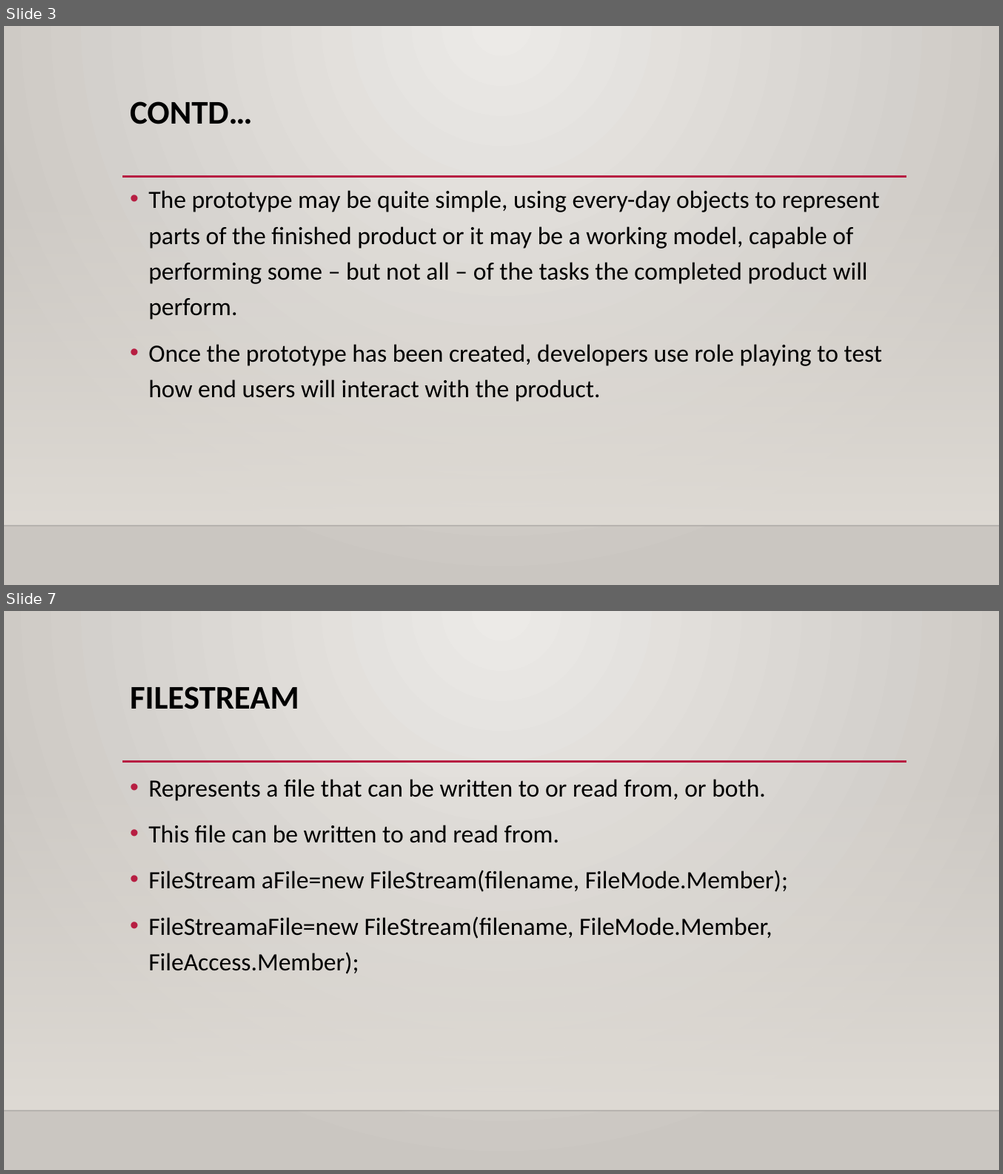
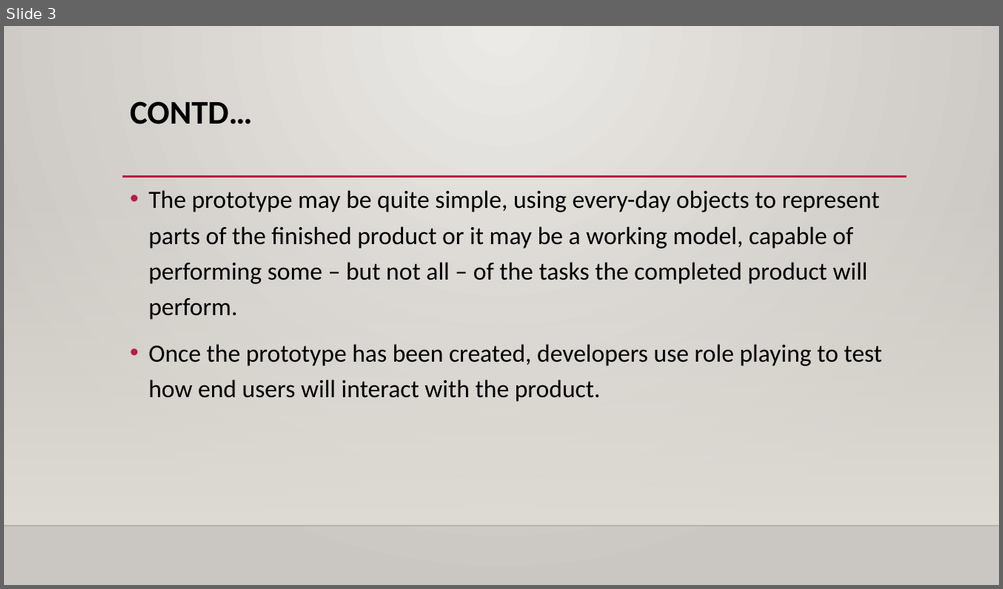
Before and after one commit to binamrathapa/DDOOCP_25A, a slide deck: Note/Prototype.pptx. Shown one above the other, each under a label of ours: slides 3 and 7 before the commit, slide 3 after it; the slides between them are not shown. The pictures are 1003x1174 and 1003x589 pixels, drawn with LibreOffice and Linux fonts; fonts in the diff are those of the drawing; background and template pictures are left out. Boxes give left, top, right and bottom in pixels: in the first picture for what was removed or moved away, otherwise in the second. Text is boxed around its words. In the diff, an @@ line names an element or a change of style, - is before the commit and + after.

```diff
--- a/Note/Prototype.pptx
+++ b/Note/Prototype.pptx
@@ slide 7 removed at [4,611,999,1170], background gradient #ECEAE7 to #CAC7C1; not listed: 3 template elements that a slide beside it also shows @@
@@ title removed at [130,686,299,709] @@
-FILESTREAM
@@ text removed at [148,779,788,974] @@
-• Represents a file that can be written to or read from, or both.
-• This file can be written to and read from.
-• FileStream aFile=new FileStream(filename, FileMode.Member);
-• FileStreamaFile=new FileStream(filename, FileMode.Member, FileAccess.Member);
```
Also in this commit, not shown: 2 slides changed, 7 slides added, 7 other slides removed.
